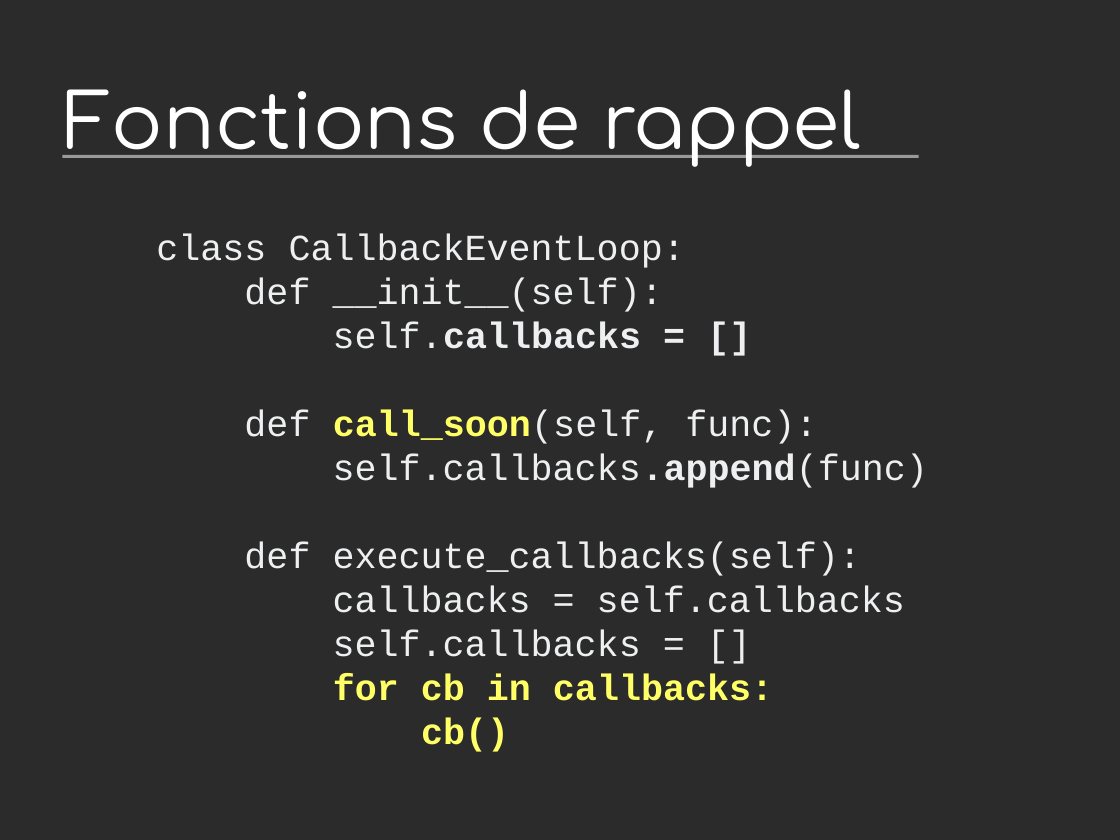
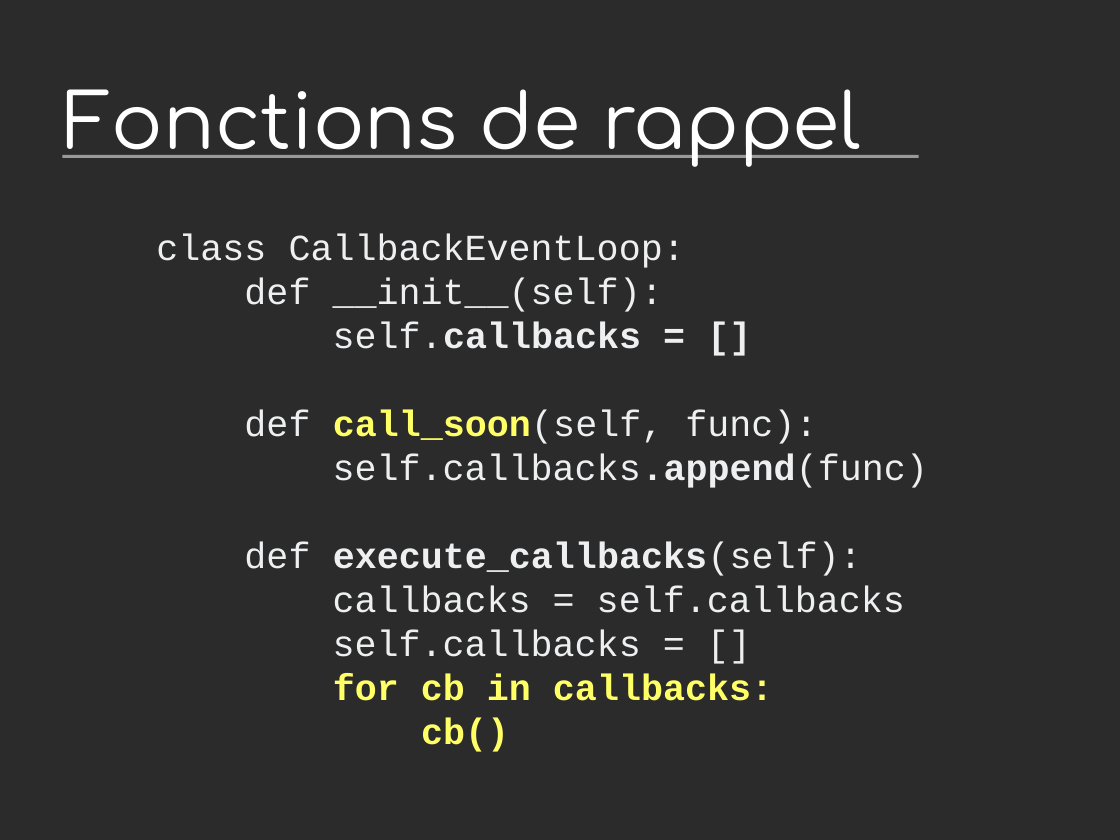
Before and after one commit to vstinner/talks, a slide deck: slide 4 of 2014-Pycon-Lyon/asyncio.odp (slide 5 before the commit). Drawn at 1120x840 pixels with LibreOffice and Linux fonts; fonts in the diff are those of the drawing; background and template pictures are left out; a plain dark background stands for a picture behind light text. Boxes give left, top, right and bottom in pixels: in the first picture for what was removed or moved away, otherwise in the second. Text is boxed around its words. In the diff, an @@ line names an element or a change of style, - is before the commit and + after.

```diff
--- a/2014-Pycon-Lyon/asyncio.odp
+++ b/2014-Pycon-Lyon/asyncio.odp
@@ text at [244, 542, 862, 576]: bold on in "execute_callbacks(self):" @@
```
Also in this commit, not shown: 4 other slides changed, 1 slide added, 1 slide removed, 14 other files.
